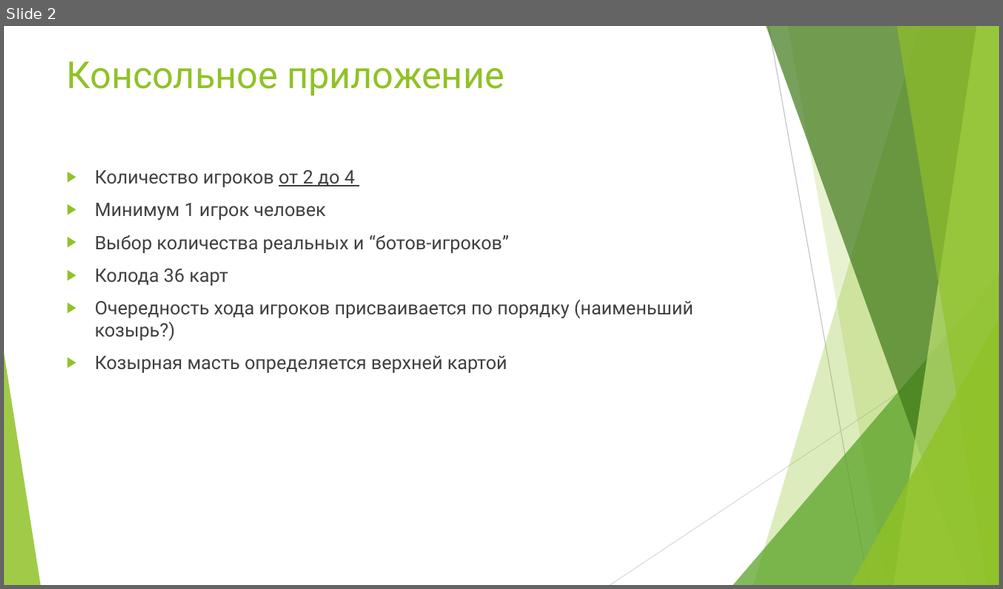
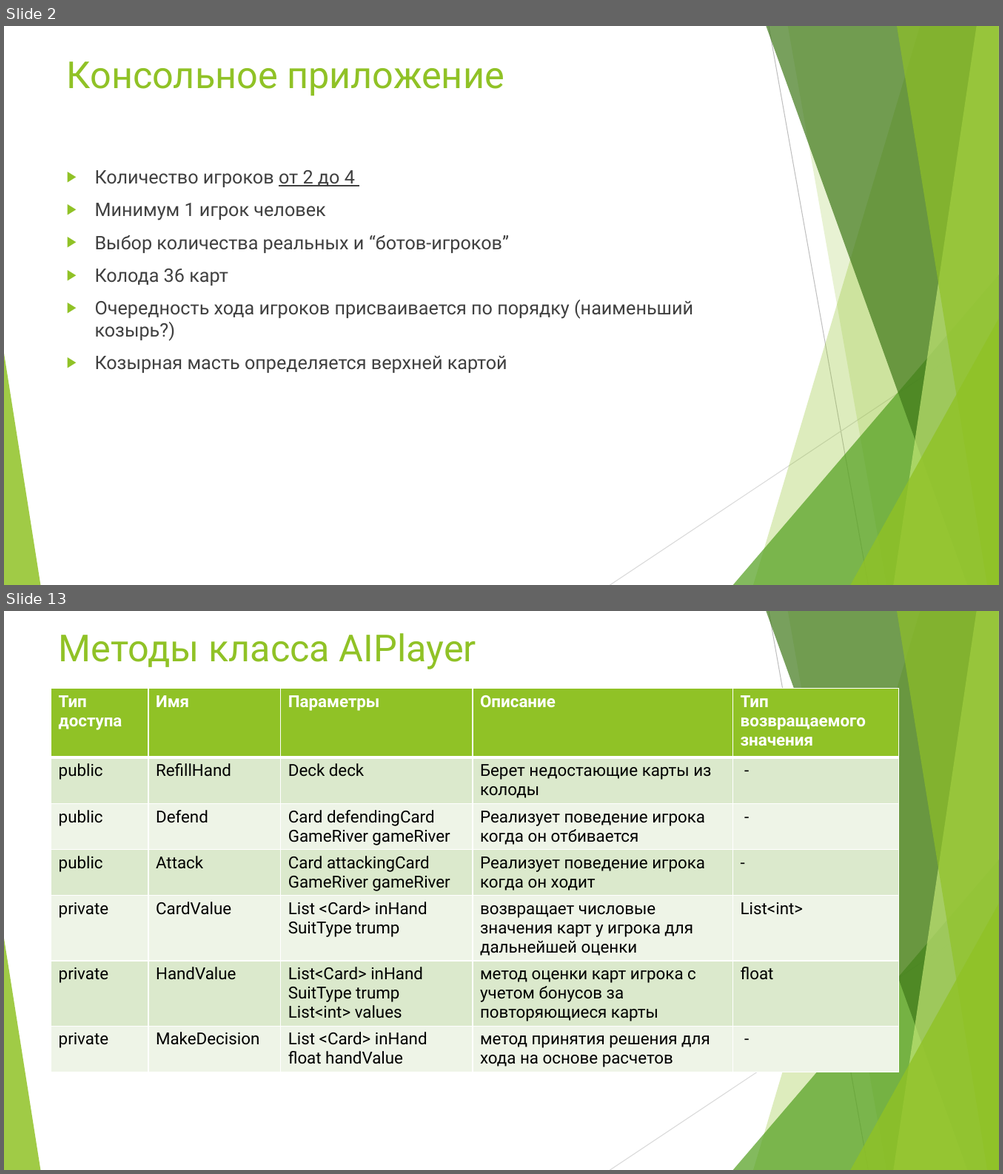
Before and after one commit to Stebusha/TheFool, a slide deck: Docs/Учебный проект по ООП.pptx. Shown one above the other, each under a label of ours: slide 2 before the commit, slides 2 and 13 after it; the slides between them are not shown. The pictures are 1003x589 and 1003x1174 pixels, drawn with LibreOffice and Linux fonts; fonts in the diff are those of the drawing. Boxes give left, top, right and bottom in pixels: in the first picture for what was removed or moved away, otherwise in the second. Text is boxed around its words. In the diff, an @@ line names an element or a change of style, - is before the commit and + after.

```diff
--- a/Docs/Учебный проект по ООП.pptx
+++ b/Docs/Учебный проект по ООП.pptx
@@ slide 13 added at [4, 611, 999, 1170], background #FFFFFF; not listed: 10 template elements that a slide beside it also shows @@
@@ title added at [59, 633, 476, 669], 36 pt, text #90C226 @@
+Методы класса AIPlayer
@@ table added at [51, 689, 898, 1081], 7 rows, 5 columns @@
+Тип доступа | Имя | Параметры | Описание | Тип возвращаемого значения
+public | RefillHand | Deck deck | Берет недостающие карты из колоды | -
+public | Defend | Card defendingCard GameRiver gameRiver | Реализует поведение игрока когда он отбивается | -
+public | Attack | Card attackingCard GameRiver gameRiver | Реализует поведение игрока когда он ходит | -
+private | CardValue | List <Card> inHand / SuitType trump | возвращает числовые значения карт у игрока для дальнейшей оценки | List<int>
+private | HandValue | List<Card> inHand / SuitType trump / List<int> values | метод оценки карт игрока с учетом бонусов за повторяющиеся карты | float
+private | MakeDecision | List <Card> inHand / float handValue | метод принятия решения для хода на основе расчетов | -
```
Also in this commit, not shown: 5 slides changed, 8 other slides added, 3 slides removed, 2 other files.
